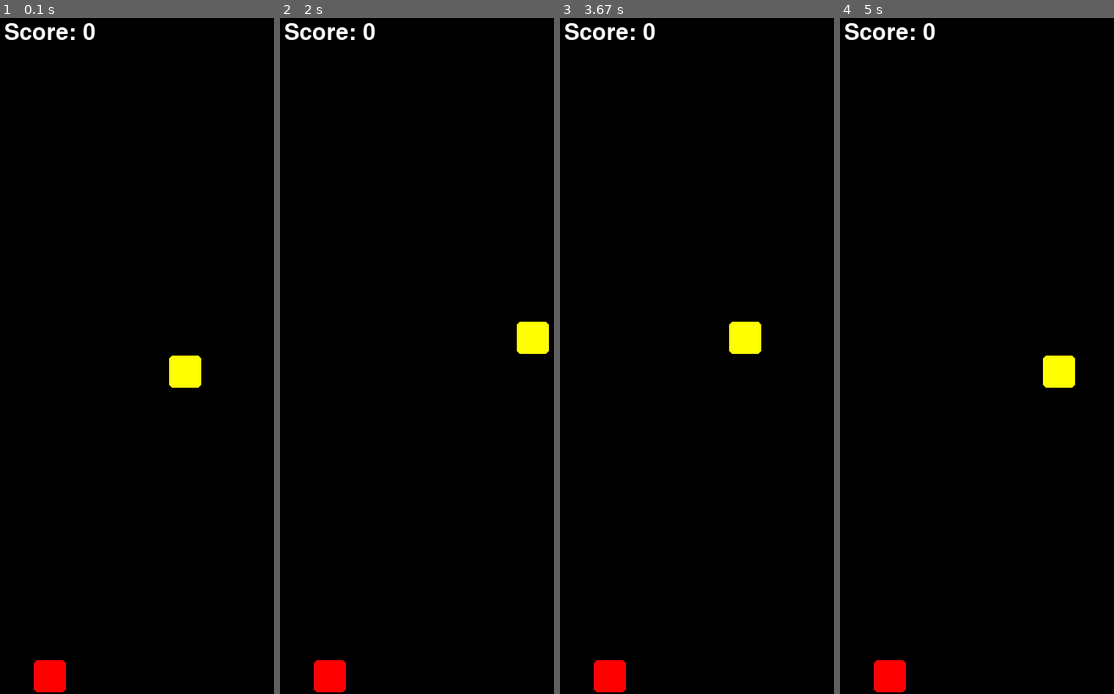
Above: before the commit, frames 1-4 (left to right).
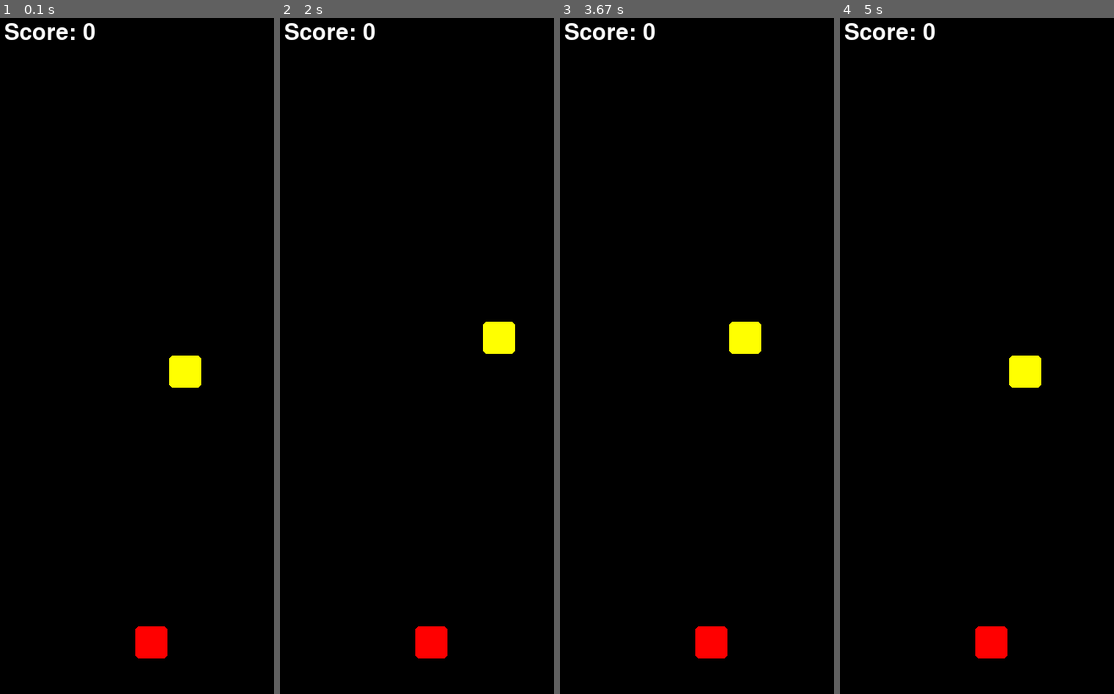
Above: after the commit, the same moments.

Repository: olegsklyarov/pygame-snake
Game: pygame game, started from snake.py
Two runs of this game, one before a commit and one after it. Both use one fixed random seed, a clock stepped at 60 frames per second and the inputs below.
Inputs:
- Up to frame 1 (0.1 s): no input
- Up to frame 2 (2 s): hold Right 0.33-0.8 s; hold Up 0.83-1.3 s; hold Right 1.33-1.8 s; hold Left from 1.83 s (still down)
- Up to frame 3 (3.67 s): release Left at 2.37 s; hold Down 2.4-2.7 s; hold Left 2.73-3.13 s; hold Up 3.17-3.53 s; hold Right from 3.57 s (still down)
- Up to frame 4 (5 s): release Right at 4.2 s; hold Down 4.23-4.6 s; hold Left from 4.63 s (still down)

The runs differ from the first frame. In frame 1, 1.1% of the frame differs, in the area x 12-62%, y 89-100%; in frame 2, 2.2%, in the area x 12-99%, y 44-100%; in frame 3, 1.1%; in frame 4, 2.2%.

Commit message:
move game logic to separte class

Diff:
--- a/snake.py
+++ b/snake.py
@@ -1,4 +1,5 @@
-from src.main import main
+from src.game import Game
 
 if __name__ == '__main__':
-  main()
+  game = Game()
+  game.loop()
--- /dev/null
+++ b/src/constants.py
@@ -0,0 +1,10 @@
+WIDTH = 10
+HEIGHT = 20
+SCALE = 40
+RADIUS = 5
+SNAKE_SIZE = 38
+FPS = 60
+SNAKE_COLOR = 'yellow'
+APPLE_COLOR = 'red'
+SCORE_COLOR = 'white'
+GAME_OVER_COLOR = 'red'
--- /dev/null
+++ b/src/game.py
@@ -0,0 +1,97 @@
+import pygame
+from .field import Field
+from .snake import Snake, Direction
+from .element import Element
+from .constants import *
+
+
+class Game:
+  def __init__(self) -> None:
+    pygame.init()
+    self.font =  pygame.font.Font(None, SCALE)
+    self.screen = pygame.display.set_mode([WIDTH * SCALE, HEIGHT * SCALE])
+    self.clock = pygame.time.Clock()
+
+    self.field = Field(WIDTH, HEIGHT)
+    self.snake = Snake(self.field)
+    self.apple = self.gen_new_apple()
+
+    self.tick_counter = 0
+    self.score = 0
+    self.snake_speed_delay = 30
+    self.is_running = True
+    self.is_game_over = False
+
+
+  def gen_new_apple(self) -> Element:
+    candidate = None
+    while candidate is None:
+      candidate = self.field.gen_random_element()
+      if self.snake.contains(candidate):
+        candidate = None
+    return candidate
+
+
+
+  def is_good_head(self, head: Element) -> bool:
+    return self.field.contains(head) and not self.snake.contains(head)
+
+
+  def process_events(self) -> None:
+    for event in pygame.event.get():
+      if event.type == pygame.QUIT:
+        print('quit event')
+        self.is_running = False
+
+    key = pygame.key.get_pressed()
+
+    if key[pygame.K_UP]:
+      self.snake.set_direction(Direction.DOWN)
+    if key[pygame.K_RIGHT]:
+      self.snake.set_direction(Direction.RIGHT)
+    if key[pygame.K_DOWN]:
+      self.snake.set_direction(Direction.UP)
+    if key[pygame.K_LEFT]:
+      self.snake.set_direction(Direction.LEFT)
+
+
+  def render(self) -> None:
+    self.screen.fill('black')
+    for e in self.snake.snake:
+      pygame.draw.rect(self.screen, pygame.Color(SNAKE_COLOR), (e.x * SCALE, e.y * SCALE, SNAKE_SIZE, SNAKE_SIZE), 0, RADIUS)
+
+    pygame.draw.rect(self.screen, pygame.Color(APPLE_COLOR), (self.apple.x * SCALE, self.apple.y * SCALE, SNAKE_SIZE, SNAKE_SIZE), 0, RADIUS)
+    self.screen.blit(self.font.render(f'Score: {self.score}', 1, pygame.Color(SCORE_COLOR)), (5, 5))
+
+    if self.is_game_over:
+      message = self.font.render('GAME OVER', 1, pygame.Color(GAME_OVER_COLOR))
+      self.screen.blit(message, message.get_rect(center=self.field.get_center_tuple(SCALE)))
+
+    pygame.display.update()
+    self.clock.tick(FPS)
+
+
+  def update_state(self) -> None:
+    if self.is_game_over:
+      return
+
+    self.tick_counter += 1
+    if not self.tick_counter % self.snake_speed_delay:
+      new_head = self.snake.get_new_head()
+      if self.is_good_head(new_head):
+        self.snake.enqueue(new_head)
+        if new_head == self.apple:
+          self.score += 1
+          self.apple = self.gen_new_apple()
+        else:
+          self.snake.dequeue()
+      else:
+        self.is_game_over = True
+
+
+  def loop(self):
+    while self.is_running:
+      self.process_events()
+      self.update_state()
+      self.render()
+    pygame.quit()
--- a/src/main.py
+++ /dev/null
@@ -1,87 +0,0 @@
-import pygame
-from .field import Field
-from .snake import Snake, Direction
-from .element import Element
-
-SCALE = 40
-RADIUS = 5
-SNAKE_SIZE = 38
-SNAKE_COLOR = 'yellow'
-APPLE_COLOR = 'red'
-SCORE_COLOR = 'white'
-GAME_OVER_COLOR = 'red'
-ROWS = 10
-COLS = 20
-
-
-def gen_new_apple(field: Field, snake: Snake) -> Element:
-  apple = None
-  while apple is None:
-    candidate = field.gen_random_element()
-    if not snake.contains(candidate):
-      apple = candidate
-  return apple
-
-
-
-def main():
-  field = Field(ROWS, COLS)
-  snake = Snake(field)
-
-  pygame.init()
-  font = pygame.font.Font(None, SCALE)
-  screen = pygame.display.set_mode([ROWS * SCALE, COLS * SCALE])
-  clock = pygame.time.Clock()
-  counter = 0
-  snake_speed_delay = 30
-  score = 0
-  apple = gen_new_apple(field, snake)
-  is_running = True
-  is_game_over = False
-  while is_running:
-    for event in pygame.event.get():
-      if event.type == pygame.QUIT:
-        print('quit event')
-        is_running = False
-
-    key = pygame.key.get_pressed()
-
-    if key[pygame.K_UP]:
-      snake.set_direction(Direction.DOWN)
-    if key[pygame.K_RIGHT]:
-      snake.set_direction(Direction.RIGHT)
-    if key[pygame.K_DOWN]:
-      snake.set_direction(Direction.UP)
-    if key[pygame.K_LEFT]:
-      snake.set_direction(Direction.LEFT)
-
-    screen.fill('black')
-    for e in snake.snake:
-      pygame.draw.rect(screen, pygame.Color(SNAKE_COLOR), (e.x * SCALE, e.y * SCALE, SNAKE_SIZE, SNAKE_SIZE), 0, RADIUS)
-    pygame.draw.rect(screen, pygame.Color(APPLE_COLOR), (apple.x * SCALE, apple.y * SCALE, SNAKE_SIZE, SNAKE_SIZE), 0, RADIUS)
-    screen.blit(font.render(f'Score: {score}', 1, pygame.Color(SCORE_COLOR)), (5, 5))
-
-    if not is_game_over:
-      counter += 1
-
-    if not counter % snake_speed_delay:
-      new_head = snake.get_new_head()
-      if snake.contains(new_head):
-        is_game_over = True
-      if not field.contains(new_head):
-        is_game_over = True
-      if is_game_over:
-        message = font.render('GAME OVER', 1, pygame.Color(GAME_OVER_COLOR))
-        screen.blit(message, message.get_rect(center=field.get_center_tuple(SCALE)))
-      else:
-        snake.enqueue(new_head)
-        if new_head == apple:
-          score += 1
-          apple = gen_new_apple(field, snake)
-        else:
-          snake.dequeue()
-
-    pygame.display.flip()
-    clock.tick(60)
-
-  pygame.quit()
